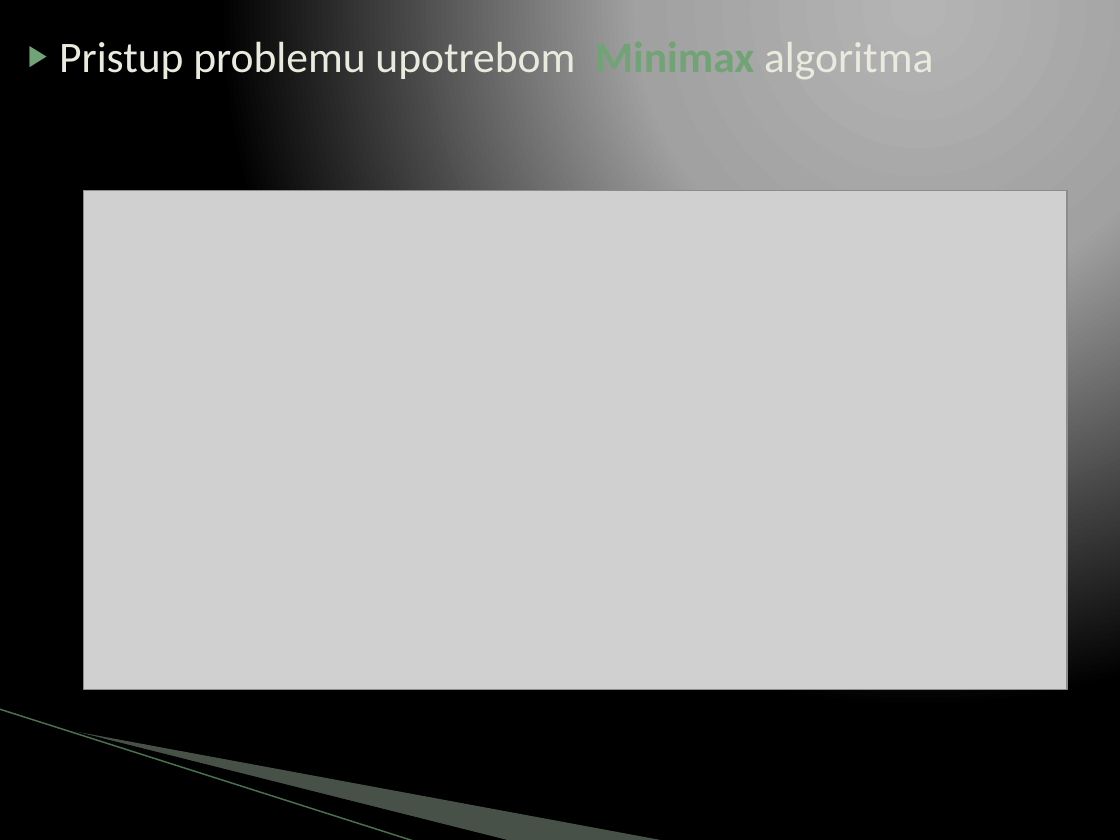
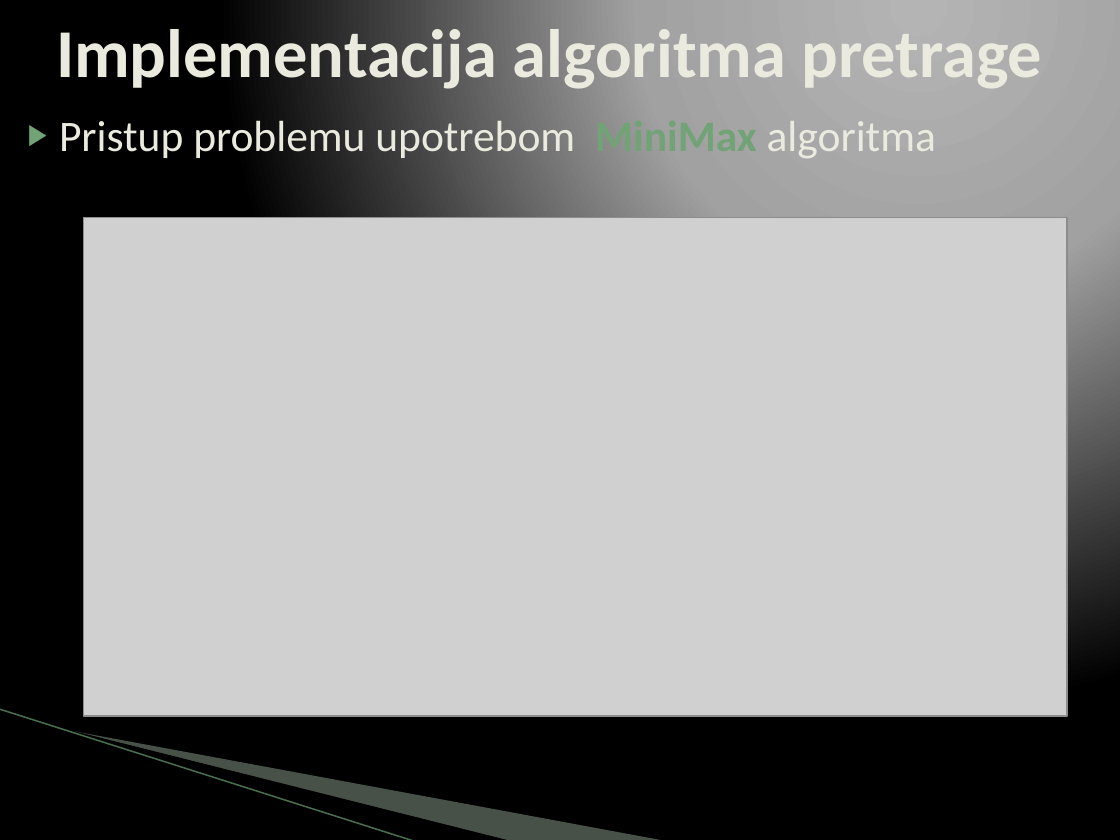
Before and after one commit to boimw/checkers, a slide deck: slide 8 of Projekat-Checkers.pptx (slide 5 before the commit). Drawn at 1120x840 pixels with LibreOffice and Linux fonts; fonts in the diff are those of the drawing; grey boxes stand for pictures; background and template pictures are left out. Boxes give left, top, right and bottom in pixels: in the first picture for what was removed or moved away, otherwise in the second. Text is boxed around its words. In the diff, an @@ line names an element or a change of style, - is before the commit and + after.

```diff
--- a/Projekat-Checkers.pptx
+++ b/Projekat-Checkers.pptx
@@ title added at bbox=[56, 20, 1043, 93], 44 pt, text #EAEBDE, bold @@
+Implementacija algoritma pretrage
@@ text at bbox=[59, 110, 936, 163]: text changed @@
-▶ Pristup problemu upotrebom Minimax algoritma
+▶ Pristup problemu upotrebom MiniMax algoritma
@@ picture: place and size @@
-picture at bbox=[84, 190, 1067, 690]
+picture at bbox=[84, 217, 1067, 717]
```
Also in this commit, not shown: 7 other slides changed, 12 slides added, 3 slides removed, 15 other files.
